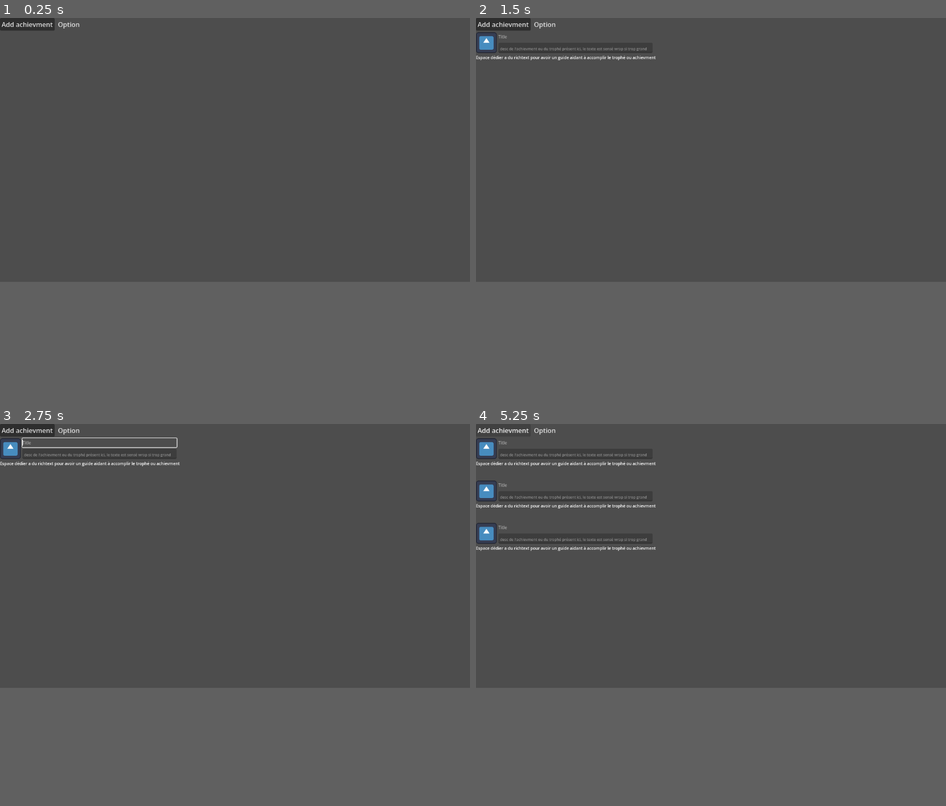
Above: before the commit, frames 1-4 (two rows, left to right).
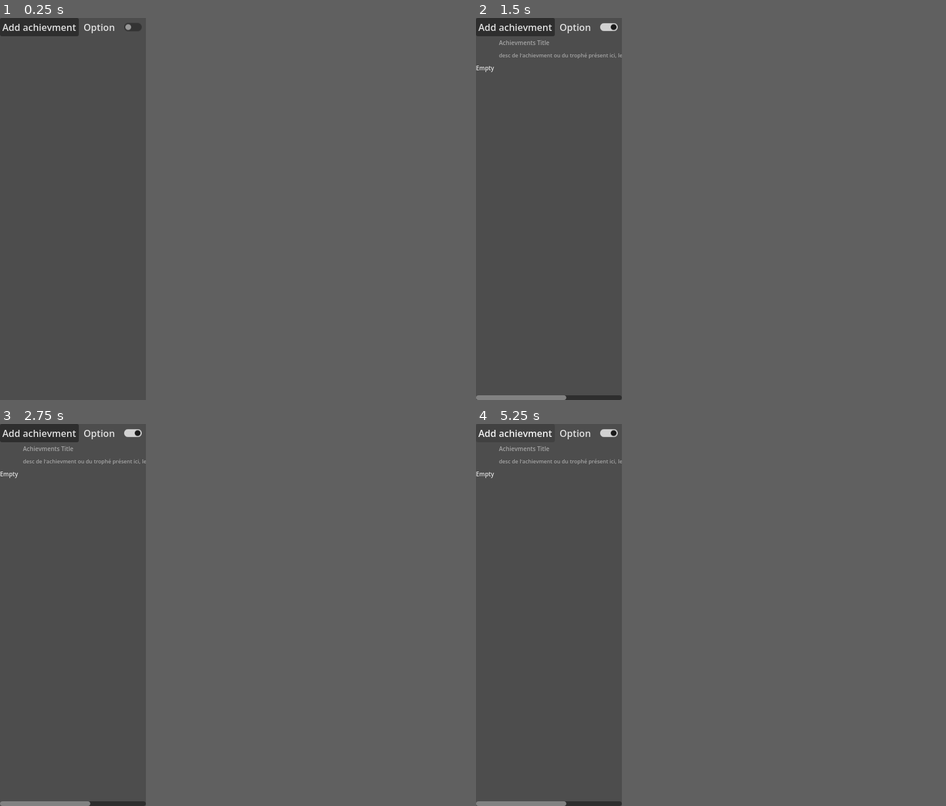
Above: after the commit, the same moments.

Repository: Giitto/achievements-static-solver
Game: Godot game, scene res://main.tscn
Same seed, same stepped clock (60 frames per second), same inputs: the game is played once before the commit and once after it. Before the commit the project has no main scene; this scene is started directly in both runs. The engine's default icon, where the game draws it, is replaced by a stand-in: a white triangle on a blue panel in a dark square.
Inputs (mouse positions are in pixels of both pictures, inside the frame that each line leads up to):
- Up to frame 1 (0.25 s): no input
- Up to frame 2 (1.5 s): click "Add achievment" at 0.5 s; click (903, 25) at 1.27 s
- Up to frame 3 (2.75 s): click (32, 446) at 2.02 s
- Up to frame 4 (5.25 s): click "Add achievment" at 2.75 s; click (903, 431) at 3.52 s; click (508, 446) at 4.27 s; click "Add achievment" at 5 s
The window is 799x449 before the commit and 248x650 after it. Grey fills any space a smaller window leaves; there, only what the larger window draws over its background counts as a difference.

The runs differ from the first frame. In frame 1, 0.7% of the frame differs, in the area x 0-31%, y 0-5%; in frame 2, 1.6%; in frame 3, 1.7%; in frame 4, 2.2%, in the area x 0-39%, y 1-100%.

Commit message:
Editing capability
Added possibility to edit each achievement element

Diff:
--- a/Achievement/achievement_desc.gd
+++ b/Achievement/achievement_desc.gd
@@ -1,2 +1,58 @@
 extends VBoxContainer
 class_name Achievement
+
+@onready var icon: TextureRect = $AchievementsDesc/Icon
+@onready var icon_click: Button = $AchievementsDesc/Icon/IconClick
+@onready var image_selection: FileDialog = $AchievementsDesc/ImageSelection
+
+@onready var title: LineEdit = $AchievementsDesc/Title/Title
+@onready var desciption_text_edit: TextEdit = $AchievementsDesc/Title/DesciptionTextEdit
+@onready var guide_detail: RichTextLabel = $GuideDetail
+@onready var guide_edit: TextEdit = $GuideEdit
+var bbcode_string: String = ""
+
+
+func _ready() -> void:
+	icon_click.size = icon.size
+	bbcode_string = guide_detail.text
+	guide_edit.text = guide_detail.text
+
+	## Setting up default state of FileDialog
+	image_selection.filters = PackedStringArray([
+	"*.bmp,*.dds,*.ktx,*.exr,*.hdr,*.jpg,*.jpeg,*.png,*.tga,*.svg,*.webp ; Image Files"
+	])
+	image_selection.set_file_mode(FileDialog.FILE_MODE_OPEN_FILE)
+	image_selection.set_access(FileDialog.ACCESS_FILESYSTEM)
+	image_selection.set_use_native_dialog(true) ## Made native
+	image_selection.set_force_native(true) ## Force native
+
+func toggle_edit(act : bool) -> void:
+	toggle_icon_onclick_event(act)
+	toggle_guide_text(act)
+	title.editable = act
+	desciption_text_edit.editable = act
+
+func toggle_guide_text(act : bool) -> void:
+	if act :
+		guide_edit.text = bbcode_string
+	else :
+		bbcode_string = guide_edit.text
+		guide_detail.clear()
+		guide_detail.append_text(guide_edit.text)
+	guide_detail.visible = !act
+	guide_edit.visible = act
+	guide_edit.editable = act
+
+
+
+func toggle_icon_onclick_event(act : bool) -> void:
+	if act:
+		icon_click.pressed.connect(_icon_on_click_event)
+	else:
+		icon_click.pressed.disconnect(_icon_on_click_event)
+
+func _icon_on_click_event() -> void:
+	image_selection.popup_centered_ratio()
+
+func _on_image_selection_file_selected(path: String) -> void:
+	icon.texture = ImageTexture.create_from_image(Image.load_from_file(path))
--- a/Achievement/achievement_desc.tscn
+++ b/Achievement/achievement_desc.tscn
@@ -1,14 +1,31 @@
 [gd_scene format=3 uid="uid://dcsrx1hgrwe21"]
 
 [ext_resource type="Script" uid="uid://cw6a2f6w5x7t0" path="res://Achievement/achievement_desc.gd" id="1_e1s4n"]
-[ext_resource type="Texture2D" uid="uid://c6fkl6neoa2fd" path="res://icon.svg" id="1_s65w3"]
+
+[sub_resource type="StyleBoxEmpty" id="StyleBoxEmpty_e6t1r"]
+
+[sub_resource type="StyleBoxEmpty" id="StyleBoxEmpty_j5r63"]
+
+[sub_resource type="StyleBoxEmpty" id="StyleBoxEmpty_yp0a0"]
+
+[sub_resource type="StyleBoxEmpty" id="StyleBoxEmpty_7oao5"]
+
+[sub_resource type="StyleBoxEmpty" id="StyleBoxEmpty_8em7u"]
 
 [sub_resource type="StyleBoxEmpty" id="StyleBoxEmpty_s65w3"]
 
+[sub_resource type="StyleBoxEmpty" id="StyleBoxEmpty_ed6cy"]
+
 [sub_resource type="StyleBoxEmpty" id="StyleBoxEmpty_e1s4n"]
 
+[sub_resource type="StyleBoxEmpty" id="StyleBoxEmpty_q3qpa"]
+
+[sub_resource type="StyleBoxEmpty" id="StyleBoxEmpty_4qs1n"]
+
+[sub_resource type="StyleBoxEmpty" id="StyleBoxEmpty_txc05"]
+
 [node name="VBoxContainer" type="VBoxContainer" unique_id=438633510]
-custom_minimum_size = Vector2(450, 100)
+custom_minimum_size = Vector2(248, 80)
 offset_right = 417.0
 offset_bottom = 43.0
 script = ExtResource("1_e1s4n")
@@ -16,38 +33,70 @@
 [node name="AchievementsDesc" type="HBoxContainer" parent="." unique_id=1093917953]
 layout_mode = 2
 
+[node name="ImageSelection" type="FileDialog" parent="AchievementsDesc" unique_id=1549279237]
+
 [node name="Icon" type="TextureRect" parent="AchievementsDesc" unique_id=1203665057]
+custom_minimum_size = Vector2(35, 35)
 layout_mode = 2
-texture = ExtResource("1_s65w3")
 expand_mode = 3
+
+[node name="IconClick" type="Button" parent="AchievementsDesc/Icon" unique_id=672957495]
+custom_minimum_size = Vector2(35, 35)
+layout_mode = 0
+theme_override_styles/normal = SubResource("StyleBoxEmpty_e6t1r")
+theme_override_styles/pressed = SubResource("StyleBoxEmpty_j5r63")
+theme_override_styles/hover = SubResource("StyleBoxEmpty_yp0a0")
+theme_override_styles/disabled = SubResource("StyleBoxEmpty_7oao5")
+theme_override_styles/focus = SubResource("StyleBoxEmpty_8em7u")
 
 [node name="Title" type="VBoxContainer" parent="AchievementsDesc" unique_id=1477258093]
 layout_mode = 2
 
 [node name="Title" type="LineEdit" parent="AchievementsDesc/Title" unique_id=1799281099]
 layout_mode = 2
+tooltip_text = "Achievment title"
 theme_override_font_sizes/font_size = 10
 theme_override_styles/normal = SubResource("StyleBoxEmpty_s65w3")
-placeholder_text = "Title"
+theme_override_styles/read_only = SubResource("StyleBoxEmpty_ed6cy")
+placeholder_text = "Achievments Title"
+editable = false
 
 [node name="DesciptionTextEdit" type="TextEdit" parent="AchievementsDesc/Title" unique_id=459668278]
 layout_mode = 2
 size_flags_vertical = 3
+tooltip_text = "Achievement description/text"
 theme_override_font_sizes/font_size = 9
 theme_override_styles/normal = SubResource("StyleBoxEmpty_e1s4n")
-text = "desc de l'achievment ou du trophé présent ici, le texte est sensé wrap si trop grand"
+theme_override_styles/read_only = SubResource("StyleBoxEmpty_q3qpa")
 placeholder_text = "desc de l'achievment ou du trophé présent ici, le texte est sensé wrap si trop grand"
 editable = false
+wrap_mode = 1
 autowrap_mode = 2
 scroll_fit_content_height = true
 scroll_fit_content_width = true
 
 [node name="GuideDetail" type="RichTextLabel" parent="." unique_id=379913460]
 layout_mode = 2
+tooltip_text = "Text zone used to put commentary, note and or guide for the achievment"
 theme_override_font_sizes/normal_font_size = 10
 theme_override_font_sizes/bold_font_size = 10
 theme_override_font_sizes/bold_italics_font_size = 10
 theme_override_font_sizes/italics_font_size = 10
 theme_override_font_sizes/mono_font_size = 10
-text = "Espace dédier a du richtext pour avoir un guide aidant à accomplir le trophé ou achievment"
+bbcode_enabled = true
+text = "Empty"
 fit_content = true
+
+[node name="GuideEdit" type="TextEdit" parent="." unique_id=782389217]
+visible = false
+layout_mode = 2
+theme_override_font_sizes/font_size = 10
+theme_override_styles/normal = SubResource("StyleBoxEmpty_4qs1n")
+theme_override_styles/read_only = SubResource("StyleBoxEmpty_txc05")
+text = "Empty"
+placeholder_text = "Write here"
+editable = false
+wrap_mode = 1
+scroll_fit_content_height = true
+
+[connection signal="file_selected" from="AchievementsDesc/ImageSelection" to="." method="_on_image_selection_file_selected"]
--- a/main.gd
+++ b/main.gd
@@ -2,24 +2,34 @@
 
 @onready var main: VBoxContainer = $"."
 @onready var menu_button: MenuButton = $VBoxContainer/MenuButton
+@onready var achievment_box: VBoxContainer = $ScrollContainer/AchievmentBox
 
-var troph_list:Array[Node] = [];
+var is_edit_on :bool = false
+
+var troph_list:Array[Achievement] = [];
 
 func _ready() -> void:
 	menu_button.get_popup().id_pressed.connect(_on_option_item_selected)
 	for ach in troph_list:
+		ach.toggle_edit(is_edit_on)
 		add_child(ach.instantiate())
 
 
 func _on_add_achivement_button_pressed() -> void:
 	var ui_scene = preload("res://Achievement/achievement_desc.tscn")
-	var ui_instance = ui_scene.instantiate()
-	add_child(ui_instance)
+	var ui_instance : Achievement = ui_scene.instantiate()
+	#ui_instance.toggle_edit(is_edit_on)
+	achievment_box.add_child(ui_instance)
 	troph_list.append(ui_instance)
-	print(troph_list)
 
 func _on_option_item_selected(index: int) -> void:
 	if index == 0:
 		print("Save")
 	elif index == 1:
 		print("Load")
+
+
+func _on_edit_mode_toggled(toggled_on: bool) -> void:
+	is_edit_on = toggled_on
+	for troph : Achievement in troph_list:
+		troph.toggle_edit(toggled_on)
--- a/main.tscn
+++ b/main.tscn
@@ -3,10 +3,14 @@
 [ext_resource type="Script" uid="uid://cafmudm0poted" path="res://main.gd" id="1_ig7tw"]
 
 [node name="Main" type="VBoxContainer" unique_id=533452990]
-custom_minimum_size = Vector2(0, 700)
+clip_contents = true
+custom_minimum_size = Vector2(0, 650)
+offset_right = 240.0
+offset_bottom = 650.0
 script = ExtResource("1_ig7tw")
 
 [node name="VBoxContainer" type="HBoxContainer" parent="." unique_id=306845109]
+clip_contents = true
 layout_mode = 2
 
 [node name="addAchivementButton" type="Button" parent="VBoxContainer" unique_id=1917735730]
@@ -22,4 +26,15 @@
 popup/item_1/text = "Load"
 popup/item_1/id = 1
 
+[node name="EditMode" type="CheckButton" parent="VBoxContainer" unique_id=94013553]
+layout_mode = 2
+
+[node name="ScrollContainer" type="ScrollContainer" parent="." unique_id=1629117373]
+custom_minimum_size = Vector2(0, 615)
+layout_mode = 2
+
+[node name="AchievmentBox" type="VBoxContainer" parent="ScrollContainer" unique_id=283068075]
+layout_mode = 2
+
 [connection signal="pressed" from="VBoxContainer/addAchivementButton" to="." method="_on_add_achivement_button_pressed"]
+[connection signal="toggled" from="VBoxContainer/EditMode" to="." method="_on_edit_mode_toggled"]
--- a/project.godot
+++ b/project.godot
@@ -11,8 +11,16 @@
 [application]
 
 config/name="AchievementsStaticSolver"
+run/main_scene="uid://g5put0m47fmx"
 config/features=PackedStringArray("4.6", "GL Compatibility")
 config/icon="res://icon.svg"
+
+[display]
+
+window/size/viewport_width=248
+window/size/viewport_height=650
+window/size/borderless=true
+window/stretch/mode="viewport"
 
 [physics]
 
